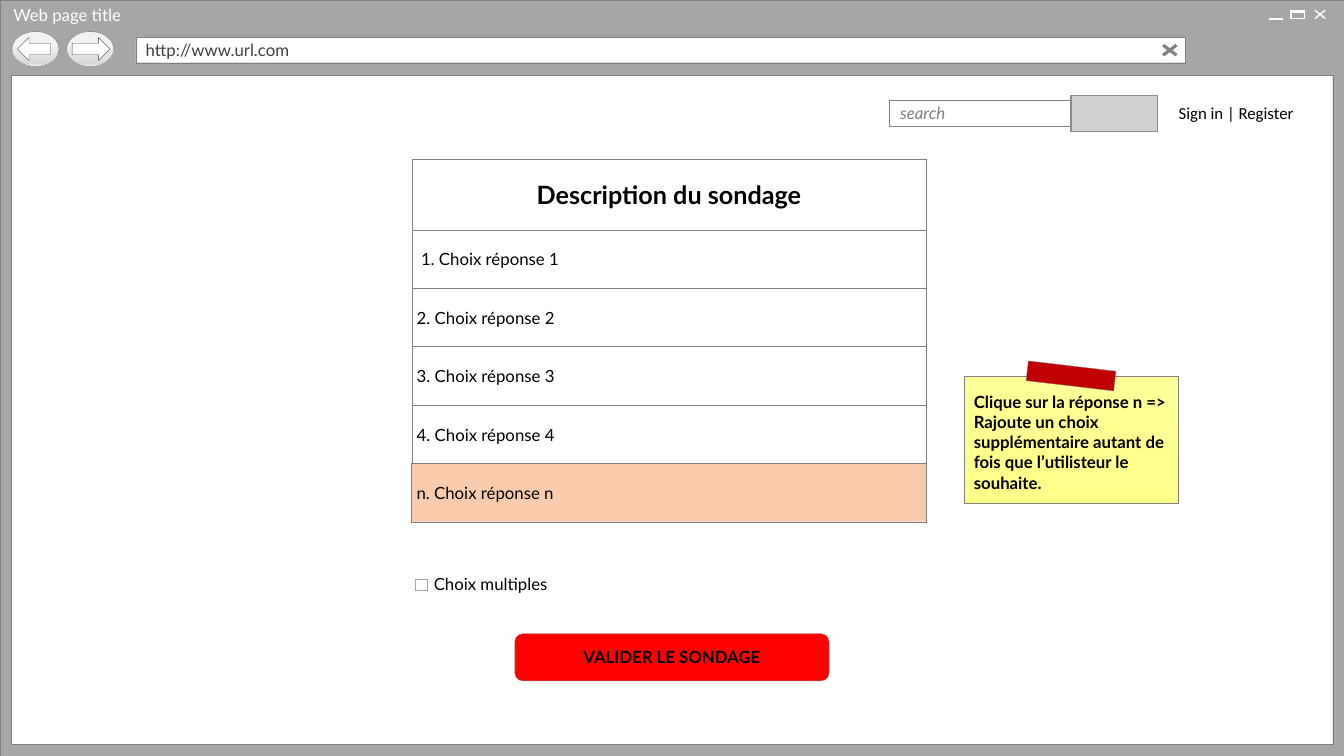
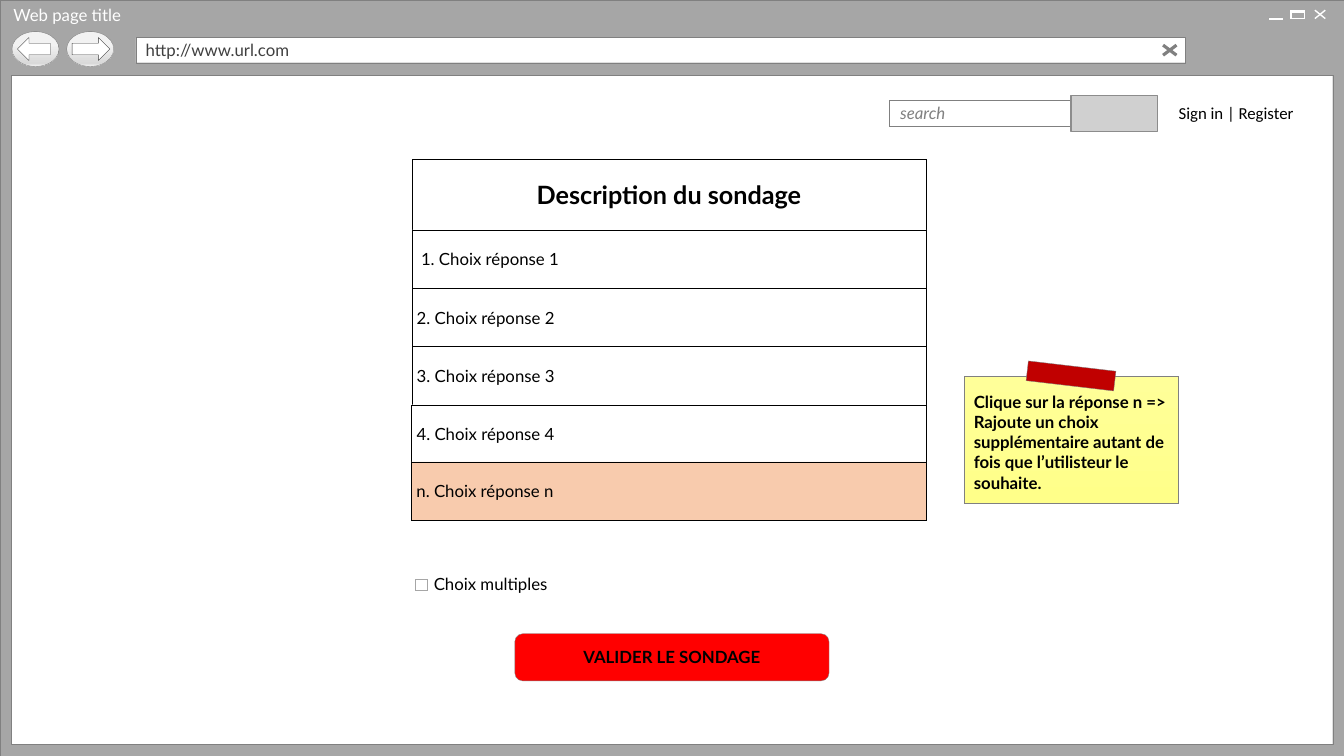
Before and after one commit to Holyz1988/PROJET1-ASP.NET, a slide deck: slide 4 of Page d’acceuil.pptx. Drawn at 1344x756 pixels with LibreOffice and Linux fonts; fonts in the diff are those of the drawing; grey boxes stand for pictures; background and template pictures are left out. Boxes give left, top, right and bottom in pixels: in the first picture for what was removed or moved away, otherwise in the second. Text is boxed around its words. In the diff, an @@ line names an element or a change of style, - is before the commit and + after.

Commit message:
Slides sondages et relations entre elles terminé

```diff
--- a/Page d’acceuil.pptx
+++ b/Page d’acceuil.pptx
@@ outline #808080 0.25 pt to #000000 0.25 pt in 6 elements at [411,159,927,231], [411,230,927,288], [411,288,927,347], [411,347,927,405], [411,405,927,464], [411,462,927,520] @@
```
Also in this commit, not shown: 4 other slides changed, 13 slides added, 1 slide removed.
